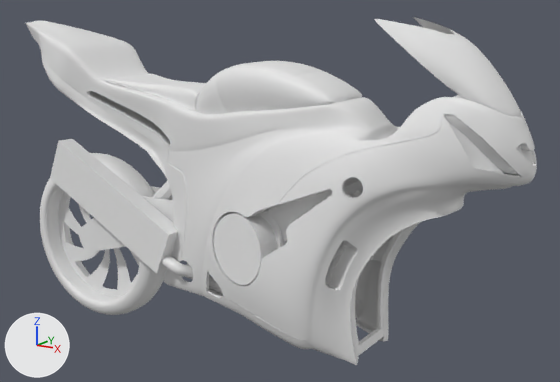
The Blender file modelling/Motorcycle.blend, before and after one commit.
One viewpoint serves both versions: a camera (50 mm lens) standing at (4.22, -1.54, 3.45) and looking at (0.16, 4.51, 1.68). The axes (+X, +Y, +Z) are drawn at lower left. The lights are the same throughout.

The first picture shows 'Back_Wheel', 'Cylinder', 'Fuse', 'Main Body', 'Main Body.002', 'Main Body.005'.
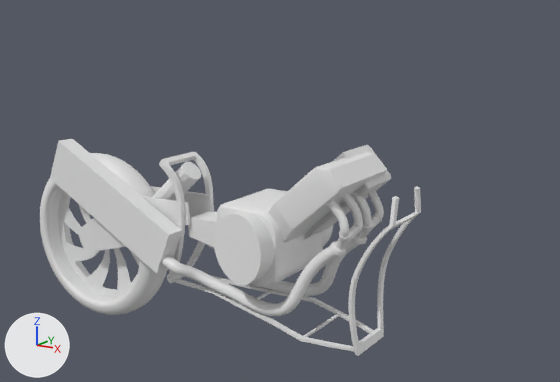
Commit message: Before applying Aray on grill

Edits to the bpy script that builds the scene:
```text
Add me_plane_002:
    me_plane_002.from_pydata(...)  # 80 vertices, 64 faces; spans x -1.0..1.0, y -0.64..0.64, z 0.0..2.53
    me_plane_002.polygons.foreach_set('use_smooth', [True] * 64)
Change ob_main_body:
    add ob_main_body.hide_set(True)
Add ob_plane_004:
    ob_plane_004 = bpy.data.objects.new('Plane.004', me_plane_002)
    ob_plane_004.location = (0.429, 4.819, 1.453)
    ob_plane_004.rotation_euler = (1.571, 0.846, 0.0)  # degrees (90, 48, 0)
    ob_plane_004.scale = (0.195, 0.00943, 0.195)
    _m = ob_plane_004.modifiers.new('Array', 'ARRAY')
    _m.count = 26
    _m.constant_offset_displace = (0.0, 0.0, 0.0)
    _m.relative_offset_displace = (0.0, 2.82, 0.0)
```

Changed parts and their boxes [x1, y1, x2, y2] in the pictures (560 x 382 px):
'Main Body', hidden
    before: [26, 17, 537, 365]
'Plane.004', added
    after: [304, 145, 391, 239]
'Cylinder', unchanged, uncovered by the edit
    before: [161, 177, 363, 294]
    after: [161, 152, 387, 316]
'Main Body.002', unchanged, uncovered by the edit
    before: [179, 228, 406, 356]
    after: [159, 152, 421, 356]
